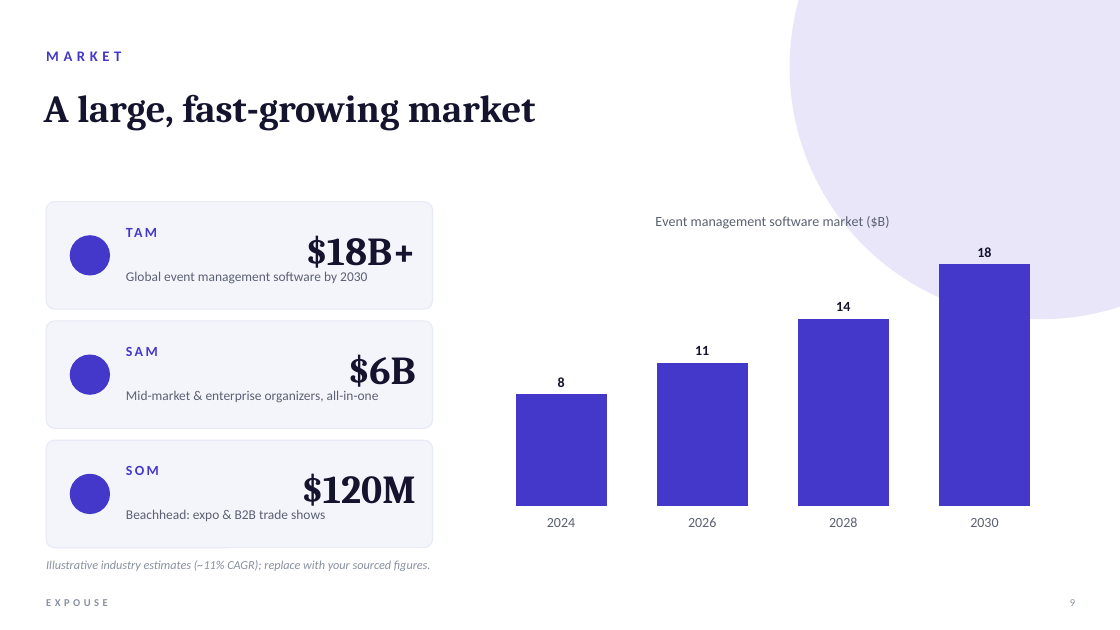
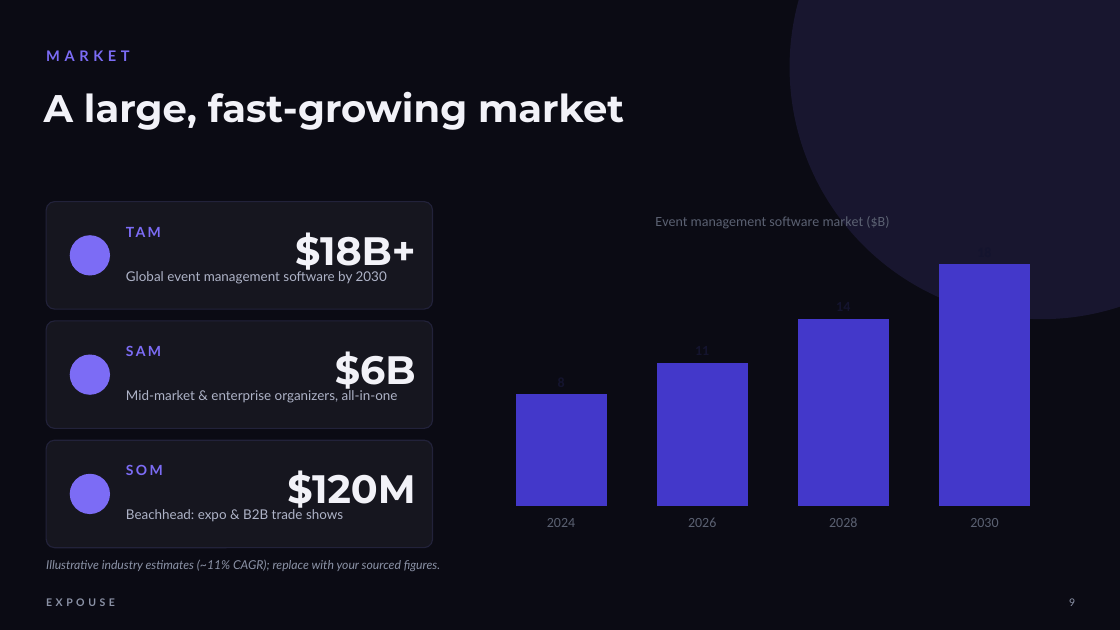
Before and after one commit to zillurcse/eventos, a slide deck: slide 9 of Expouse-Investor-Pitch.pptx. Drawn at 1120x630 pixels with LibreOffice and Linux fonts; fonts in the diff are those of the drawing. Boxes give left, top, right and bottom in pixels: in the first picture for what was removed or moved away, otherwise in the second. Text is boxed around its words. In the diff, an @@ line names an element or a change of style, - is before the commit and + after.

```diff
--- a/Expouse-Investor-Pitch.pptx
+++ b/Expouse-Investor-Pitch.pptx
@@ background #FFFFFF to #0B0B14 @@
@@ ellipse at box(790, 0, 1120, 319): fill #4338CA at 12% opacity to #7C6CF5 at 12% opacity @@
@@ column chart at box(479, 197, 1067, 538) @@
@@ lettering changed @@
@@ fill #F4F5FB to #16161F; outline #E7EAF7 1 pt to #22223A 1 pt in 3 elements at box(46, 202, 433, 309), box(46, 321, 433, 429), box(46, 440, 433, 548) @@
@@ fill #4338CA to #7C6CF5 in 3 elements at box(70, 235, 110, 276), box(70, 355, 110, 395), box(70, 474, 110, 514) @@
@@ font Calibri to Lato, text colour #4338CA to #7C6CF5 in 4 elements at box(46, 50, 130, 61), box(126, 215, 244, 249), box(126, 346, 161, 356), box(126, 464, 163, 475) @@
@@ font Cambria to Montserrat, text colour #14142E to #F2F2F8 in 4 elements at box(44, 91, 624, 130), box(295, 232, 416, 275), box(335, 351, 416, 395), box(287, 470, 416, 514) @@
@@ font Calibri to Lato, text colour #5B6172 to #AEB3C7 in 3 elements at box(126, 269, 387, 284), box(126, 388, 398, 403), box(126, 509, 343, 522) @@
@@ font Calibri to Lato, text colour #8890A0 to #8B92A6 in 3 elements at box(46, 598, 115, 606), box(1069, 598, 1075, 606), box(46, 560, 440, 571) @@
```
Also in this commit, not shown: 14 other slides changed, 11 other files.
